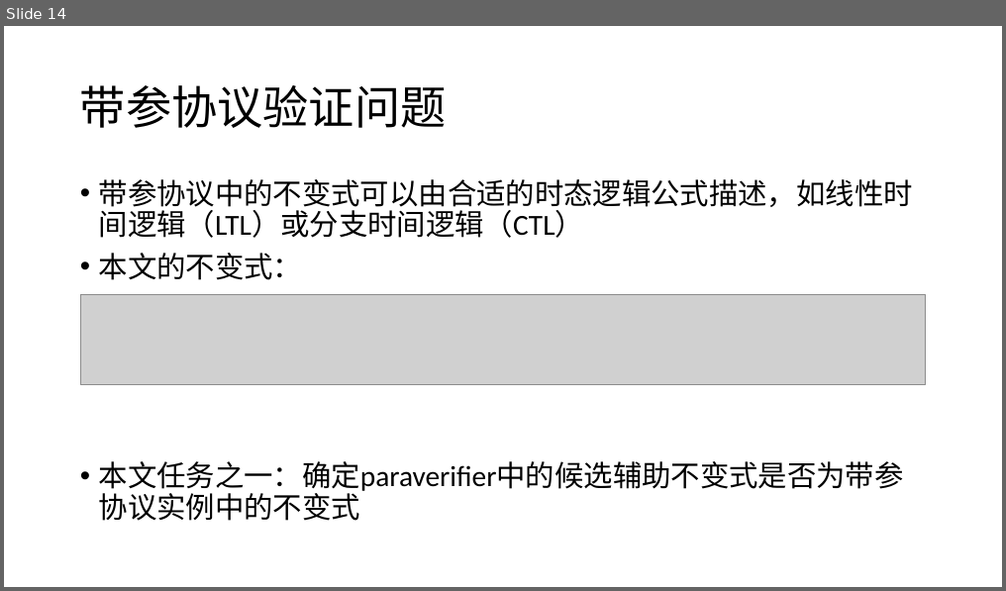
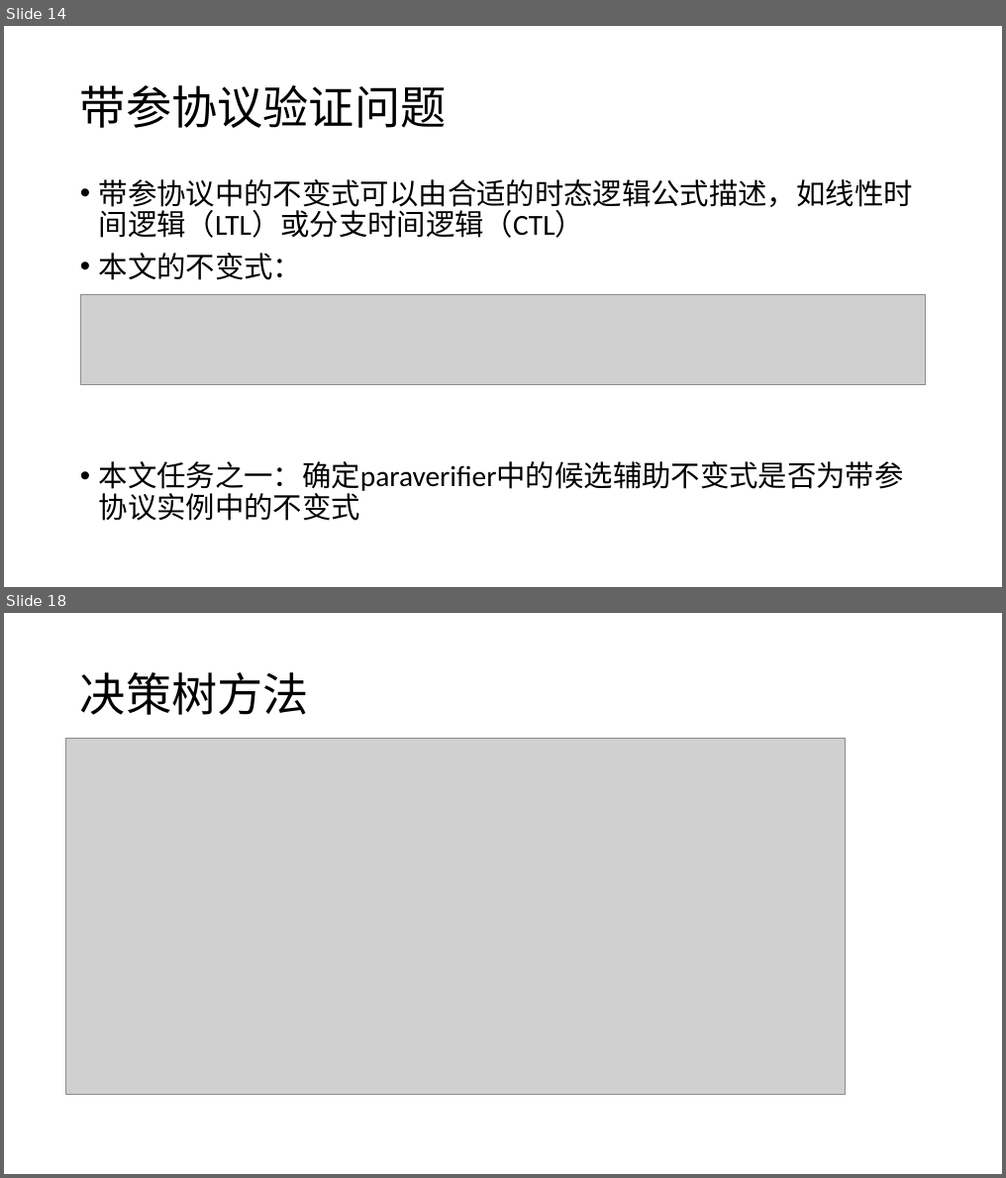
Before and after one commit to bacmive/paper_notes, a slide deck: notes2-paraverifier.pptx. Shown one above the other, each under a label of ours: slide 14 before the commit, slides 14 and 18 after it; the slides between them are not shown. The pictures are 1006x591 and 1006x1178 pixels, drawn with LibreOffice and Linux fonts; fonts in the diff are those of the drawing; grey boxes stand for pictures. Boxes give left, top, right and bottom in pixels: in the first picture for what was removed or moved away, otherwise in the second. Text is boxed around its words. In the diff, an @@ line names an element or a change of style, - is before the commit and + after.

```diff
--- a/notes2-paraverifier.pptx
+++ b/notes2-paraverifier.pptx
@@ slide 18 added at (x1=4, y1=613, x2=1002, y2=1174), background #FFFFFF @@
@@ title added at (x1=80, y1=672, x2=309, y2=715), 44 pt, text #000000 @@
+决策树方法
@@ picture added at (x1=66, y1=738, x2=846, y2=1094) @@
```
Also in this commit, not shown: 1 slide changed, 3 other slides added.
